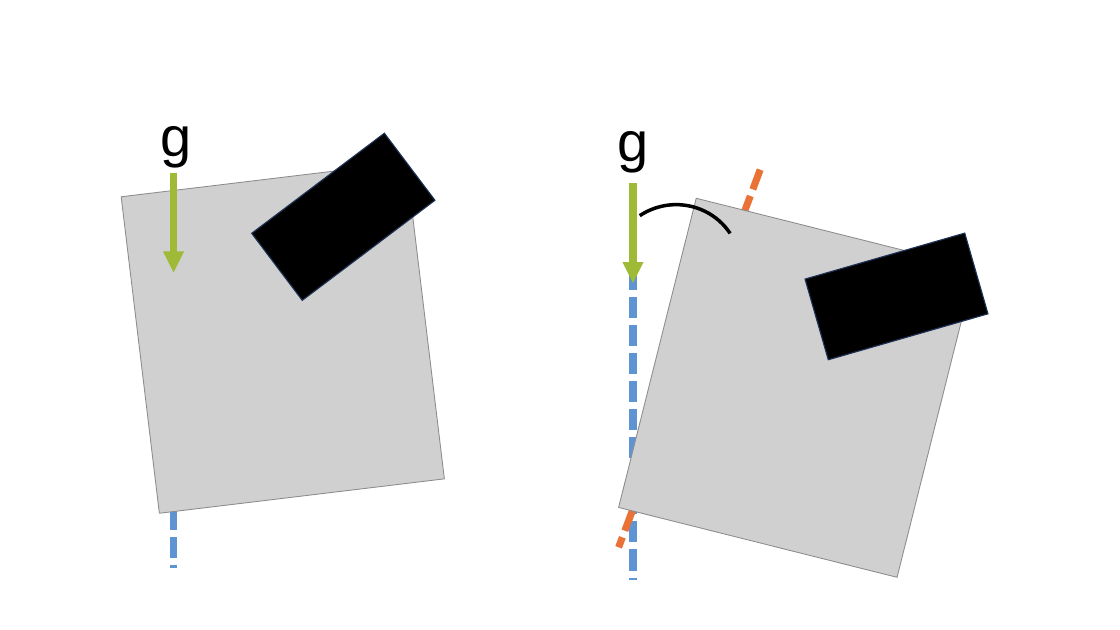
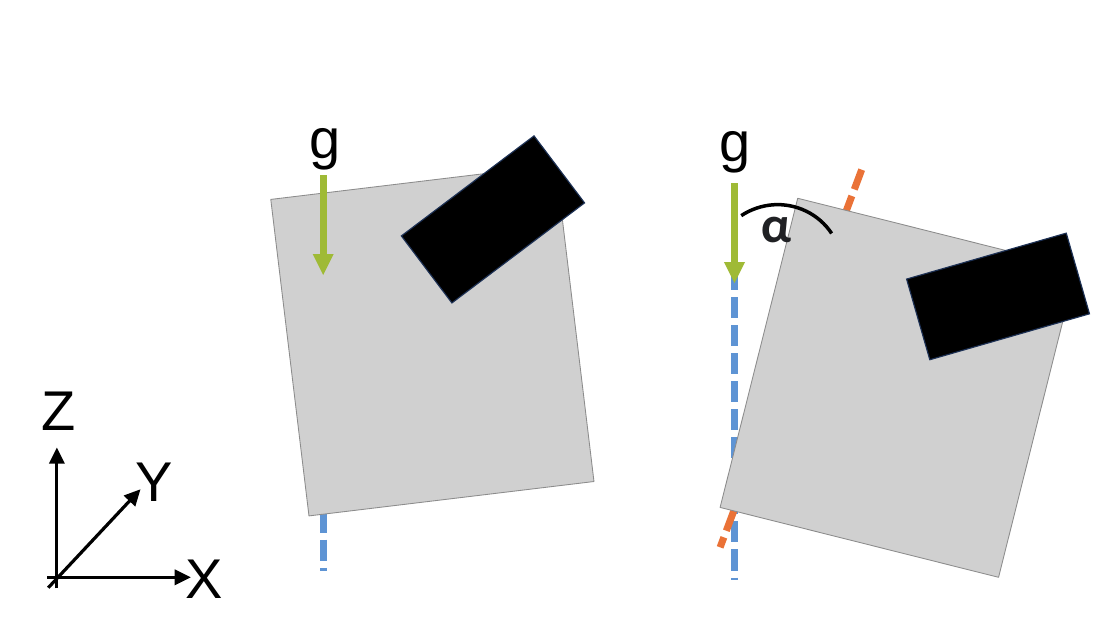
Before and after one commit to JanNalivaika/MASTERS-THESIS, a slide deck: slide 21 of Latex/figures/images.pptx. Drawn at 1120x630 pixels with LibreOffice and Linux fonts; fonts in the diff are those of the drawing; grey boxes stand for pictures. Boxes give left, top, right and bottom in pixels: in the first picture for what was removed or moved away, otherwise in the second. Text is boxed around its words. In the diff, an @@ line names an element or a change of style, - is before the commit and + after.

```diff
--- a/Latex/figures/images.pptx
+++ b/Latex/figures/images.pptx
@@ text "g": place and size @@
-text "g" at <box>160,126,191,166</box>
+text "g" at <box>310,128,341,168</box>
@@ 1 picture, 1 rectangle, 1 line, 1 arrow: place and size @@
-1 picture, 1 rectangle, 1 line, 1 arrow at <box>121,133,445,568</box>
+1 picture, 1 rectangle, 1 line, 1 arrow at <box>271,136,595,571</box>
@@ 2 lines, 1 picture, 1 text, 1 arrow, 1 rectangle, 1 arc (boxed as its full ellipse): place and size @@
-2 lines, 1 picture, 1 text, 1 arrow, 1 rectangle, 1 arc (boxed as its full ellipse) at <box>585,131,988,581</box>
+2 lines, 1 picture, 1 text, 1 arrow, 1 rectangle, 1 arc (boxed as its full ellipse) at <box>687,131,1090,581</box>
@@ text added at <box>761,203,791,255</box>, 44 pt, text #202124, bold @@
+α
@@ text added at <box>42,391,76,430</box>, 48 pt, text #000000 @@
+Z
@@ arrow added from (57, 588) to (57, 448), #000000 2.75 pt @@
@@ text added at <box>135,462,172,507</box>, 48 pt, text #000000 @@
+Y
@@ arrow added from (48, 588) to (140, 490), #000000 2.75 pt @@
@@ text added at <box>186,559,223,598</box>, 48 pt, text #000000 @@
+X
@@ arrow added from (47, 577) to (191, 577), #000000 2.75 pt @@
```
Also in this commit, not shown: 51 other files.
